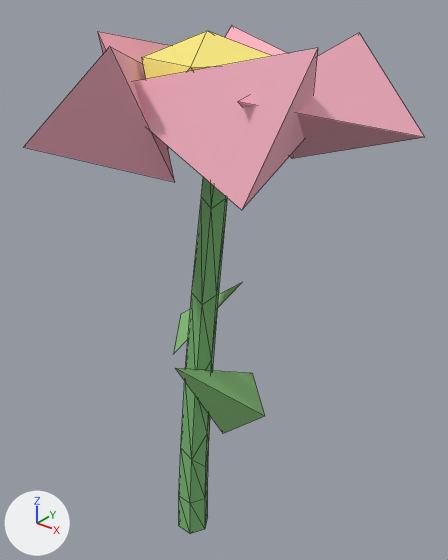
The glTF model game/isla-ancestral/assets/3d/baja/50-Vegetacion_flor_isla.glb: old version first, new version second.
One viewpoint serves both versions: a 50 mm lens placed at (0.8, -0.873, 1.314), pointed at (0.056, 0.057, 0.737). The lights are fixed; the arrows at lower left show +X, +Y and +Z. The picture after the commit comes second. Mesh edges are drawn as thin lines. Vertices at exactly the same position are counted once.

In view in the first picture: 'SM_Tallo_M_Centro_Flor', 'SM_Tallo_M_Hoja_Flor', 'SM_Tallo_M_Petalo_Flor', 'SM_Tallo_M_Tallo_Flor'.
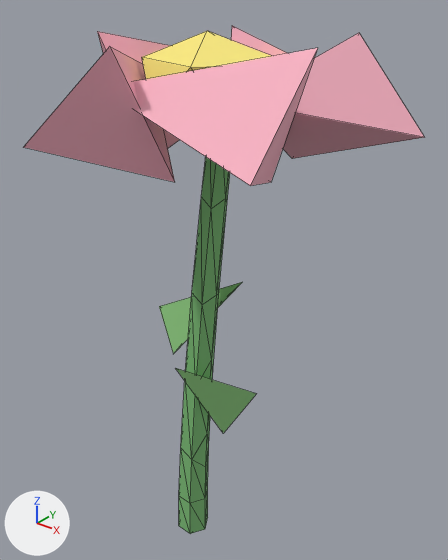
Where the newer file only moved an object's origin or applied its transform, the numbers keep the older frame.

What the commit changed:
me_sm_tallo_m_hoja_flor_001 is used by ob_sm_tallo_m_hoja_flor; location (0.0, 0.0, 0.045).
Verts and faces of me_sm_tallo_m_hoja_flor_001; kept vertices keep their numbers, new ones are numbered from 8.
Before the commit, vertices of me_sm_tallo_m_hoja_flor_001: 0 (0.06, 0.163, 0.401) at pixel (252, 373), 1 (0.14, 0.106, 0.344) at pixel (264, 416), 2 (0.06, 0.049, 0.287) at pixel (223, 433), 3 (-0.02, 0.106, 0.344), 4 (0.06, -0.106, 0.556) at pixel (175, 368).
Before the commit, vertices of me_sm_tallo_m_hoja_flor_001: 5 (-0.122, 0.108, 0.526) at pixel (180, 313), 6 (-0.072, 0.026, 0.471) at pixel (173, 354), 7 (0.11, 0.052, 0.706) at pixel (242, 281).
me_sm_tallo_m_hoja_flor_001 had 8 vertices, 7 faces and spanned x -0.122..0.14, y -0.106..0.163, z 0.287..0.706.
me_sm_tallo_m_hoja_flor_001 now has 8 vertices, 8 faces and spans x -0.158..0.11, y -0.106..0.147, z 0.287..0.706.
Part 1, on me_sm_tallo_m_hoja_flor_001:
Vertices deleted: 0, 1 (with the faces that use them).
New vertex 8 is at (0.099, 0.129, 0.376), pixel (256, 393).
New faces: (2, 8, 4), (3, 4, 8), (2, 3, 8).
Part 2, on me_sm_tallo_m_hoja_flor_001:
Vertices deleted: 5 (with the faces that use them).
New vertex 9 is at (-0.158, 0.071, 0.551), pixel (159, 306).
New vertex 10 is at (-0.096, 0.147, 0.494).
New faces: (7, 10, 9), (6, 10, 7), (6, 9, 10), (6, 7, 9).
me_sm_tallo_m_petalo_flor_001 is used by ob_sm_tallo_m_petalo_flor; location (0.0, 0.0, 0.045).
me_sm_tallo_m_petalo_flor_001 had 20 vertices, 20 faces and spanned x -0.242..0.41, y -0.307..0.249, z 0.962..1.183.
me_sm_tallo_m_petalo_flor_001 now has 20 vertices, 20 faces and spans x -0.242..0.41, y -0.307..0.343, z 0.962..1.183.
Part 3, on me_sm_tallo_m_petalo_flor_001:
Vertex 5 of me_sm_tallo_m_petalo_flor_001 moves from (0.061, 0.249, 0.962) to (0.049, 0.343, 1.029).
Vertex 6 of me_sm_tallo_m_petalo_flor_001 moves from (-0.05, 0.038, 1.029) to (0.015, 0.107, 0.962).
Part 4, on me_sm_tallo_m_petalo_flor_001:
Vertex 17 of me_sm_tallo_m_petalo_flor_001 moves from (0.278, -0.178, 0.962) at pixel (241, 210) to (0.343, -0.247, 1.029) at pixel (250, 185).
Vertex 18 of me_sm_tallo_m_petalo_flor_001 moves from (0.244, 0.057, 1.029) to (0.232, -0.037, 0.962) at pixel (271, 182).

Where the change shows, as pixel boxes (x1, y1, x2, y2) in the pictures (448 x 560 px; the box of a moved part takes in the faces that stretch with it):
'SM_Tallo_M_Petalo_Flor', reshaped (13% shorter): before (24, 26, 424, 210); after (24, 26, 424, 186)
'SM_Tallo_M_Hoja_Flor', reshaped (7% wider): before (174, 283, 265, 433); after (159, 282, 256, 433)
part 1 of me_sm_tallo_m_hoja_flor_001, cut back: before (176, 368, 265, 433); after (176, 368, 256, 433)
part 2 of me_sm_tallo_m_hoja_flor_001, built on: before (174, 283, 241, 353); after (159, 282, 242, 354)
part 3 of me_sm_tallo_m_petalo_flor_001, moved or reshaped: before (225, 26, 287, 56); after (231, 26, 287, 56)
part 4 of me_sm_tallo_m_petalo_flor_001, moved or reshaped: before (134, 48, 318, 210); after (134, 48, 318, 186)
